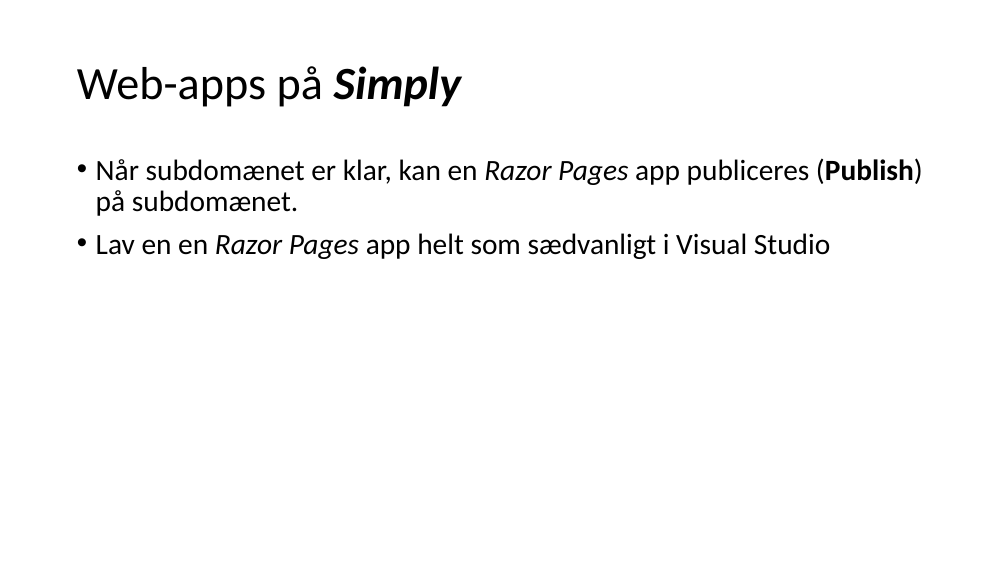
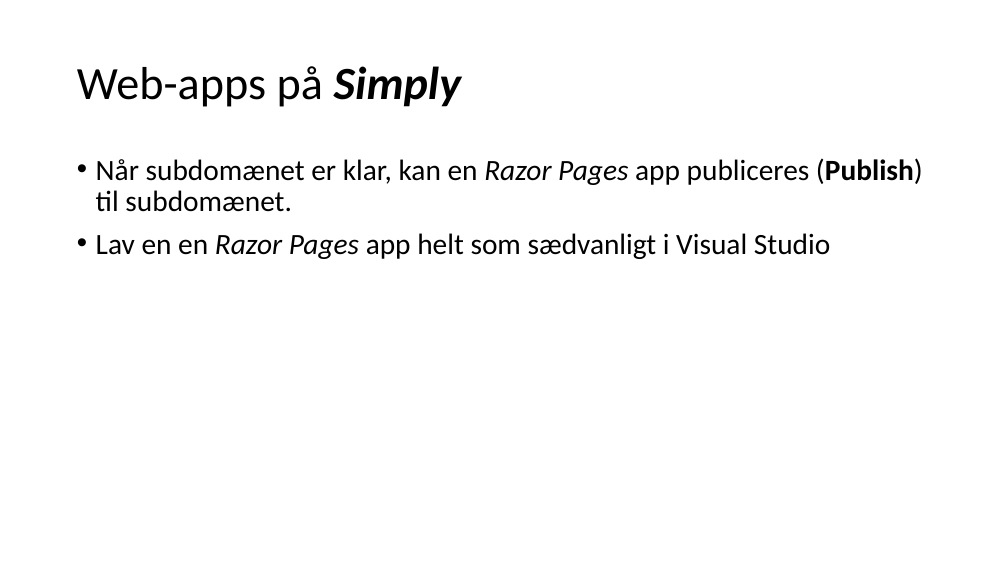
Before and after one commit to perslaursen/OOProg22, a slide deck: slide 16 of Chap/Misc/SimplyWebHosting.pptx (slide 17 before the commit). Drawn at 1008x567 pixels with LibreOffice and Linux fonts; fonts in the diff are those of the drawing. Boxes give left, top, right and bottom in pixels: in the first picture for what was removed or moved away, otherwise in the second. Text is boxed around its words. In the diff, an @@ line names an element or a change of style, - is before the commit and + after.

```diff
--- a/Chap/Misc/SimplyWebHosting.pptx
+++ b/Chap/Misc/SimplyWebHosting.pptx
@@ text at (x1=96, y1=158, x2=923, y2=212): text changed @@
-• Når subdomænet er klar, kan en Razor Pages app publiceres (Publish) på subdomænet.
+• Når subdomænet er klar, kan en Razor Pages app publiceres (Publish) til subdomænet.
```
Also in this commit, not shown: 9 other slides changed, 21 slides added, 19 slides removed.
